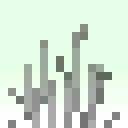
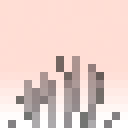
Two versions of the same layered image (128x128). Layer-by-layer changes:
showed "Layer #1", opacity 100% → 85%, moved it above "Layer #2" over [0, 0, 128, 120]
hid "Layer #2", opacity 100% → 85% over [0, 0, 128, 120]
renamed "Pasted Layer copy #1" to "tiny", showed it, moved it above "short" over [8, 56, 120, 120]
renamed "Pasted Layer copy #2" to "short", hid it over [8, 24, 120, 120]
